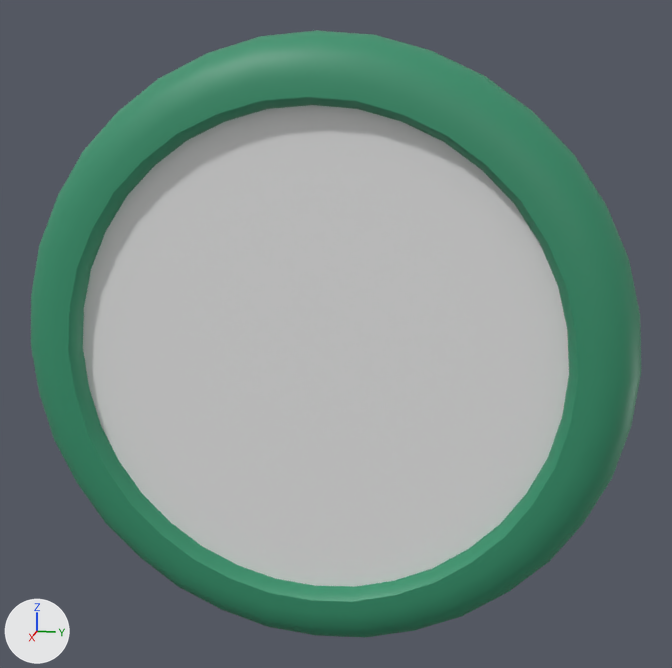
The Blender file maps/New styles/Dimensional/Andrea/clock UV.blend, before and after one commit.
Both versions are drawn from a 50 mm lens placed at (2.335, 0.53, 0.662), pointed at (-0.043, 0.054, 0.068). Every picture has the same lights, and +X, +Y and +Z are marked at lower left.

Names of what the first picture shows: 'Clock'.
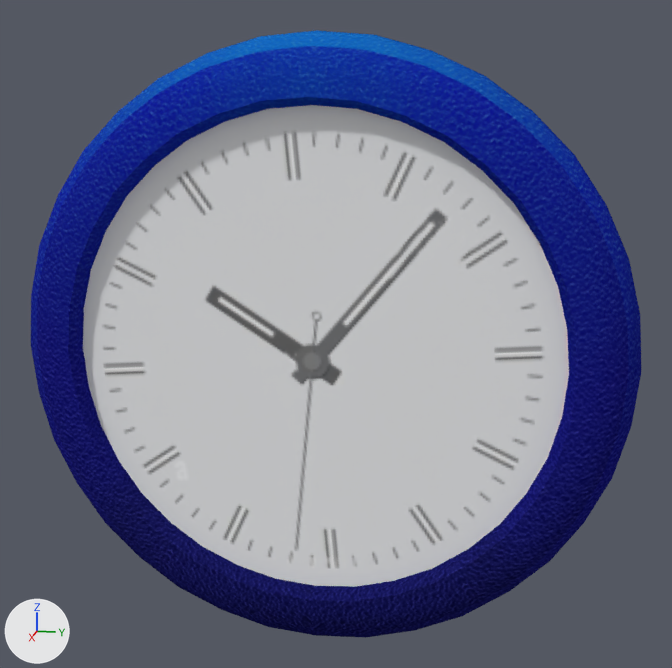
Patch to the scene script:
```diff
--- a/maps/New styles/Dimensional/Andrea/clock UV.blend.py
+++ b/maps/New styles/Dimensional/Andrea/clock UV.blend.py
@@ img_clock_texture_png @@
+img_clock_texture_png = load_image('Clock Texture.png', 'Clock Texture.png', 1024, 1024, 'sRGB')
@@ mat_material_001 @@
+mat_material_001 = principled_material('Material.001')
+mat_material_001.texture = img_clock_texture_png
+mat_material_001.specular_ior_level = 0.0
@@ me_cylinder_002 @@
 me_cylinder_002.from_pydata(...)  # 324 vertices, 290 faces; spans x -0.07..0.04, y -0.85..0.85, z -0.84..0.84
 # used by ob_clock; location = (0.0, 0.0, 0.0)
+# me_cylinder_002 part 1: all 289 faces that had it switch from mat_material_002 (green #37946e) to mat_material_001 (picture img_clock_texture_png)
+# me_cylinder_002 part 2: all 1 face that had it switch from mat_material_003 (white #e7e7e7) to mat_material_001 (picture img_clock_texture_png)
```

Pixel boxes (x1, y1, x2, y2) of what changed, in the pictures (672 x 668 px):
part 1 of me_cylinder_002, recoloured (green to blue): (31, 30, 641, 638) in both
part 2 of me_cylinder_002, recoloured: (83, 105, 569, 587) in both
